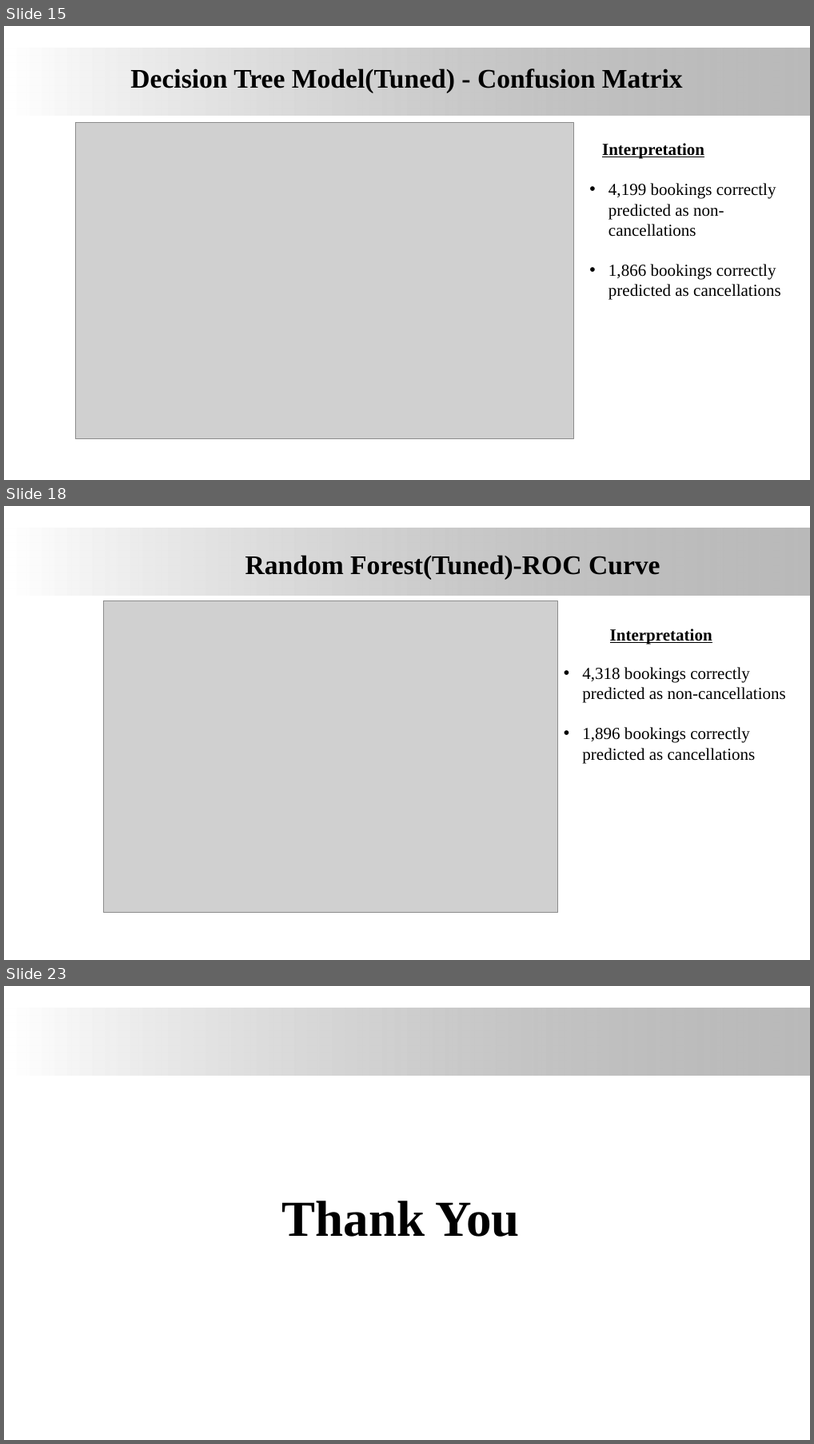
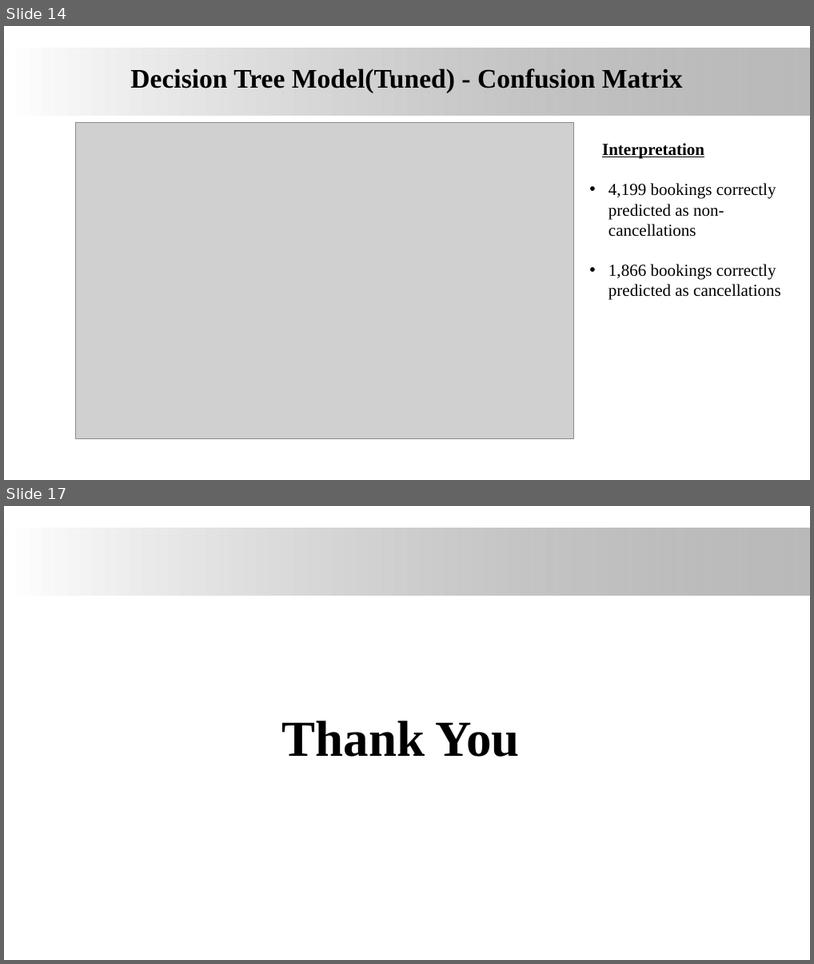
Before and after one commit to James-tech4/JAMES-DSPT08-PHASE-4-PROJECT, a slide deck: presentation.pptx. Shown one above the other, each under a label of ours: slides 15, 18 and 23 before the commit, slides 14 and 17 after it; the slides between them are not shown. The pictures are 814x1444 and 814x964 pixels, drawn with LibreOffice and Linux fonts; fonts in the diff are those of the drawing; grey boxes stand for pictures; background and template pictures are left out. Boxes give left, top, right and bottom in pixels: in the first picture for what was removed or moved away, otherwise in the second. Text is boxed around its words. In the diff, an @@ line names an element or a change of style, - is before the commit and + after.

```diff
--- a/presentation.pptx
+++ b/presentation.pptx
@@ slide 18 removed at [4, 506, 810, 960], background #FFFFFF; not listed: 1 template element that a slide beside it also shows @@
@@ title removed at [246, 555, 661, 580] @@
-Random Forest(Tuned)-ROC Curve
@@ picture removed at [104, 600, 558, 912] @@
@@ text removed at [582, 628, 786, 763] @@
-Interpretation
-• 4,318 bookings correctly predicted as non-cancellations
-• 1,896 bookings correctly predicted as cancellations
@@ what was slide 15 is now slide 14 @@
@@ what was slide 23 is now slide 17 @@
```
Also in this commit, not shown: 7 slides changed, 1 slide added, 6 other slides removed, 2 other files.
